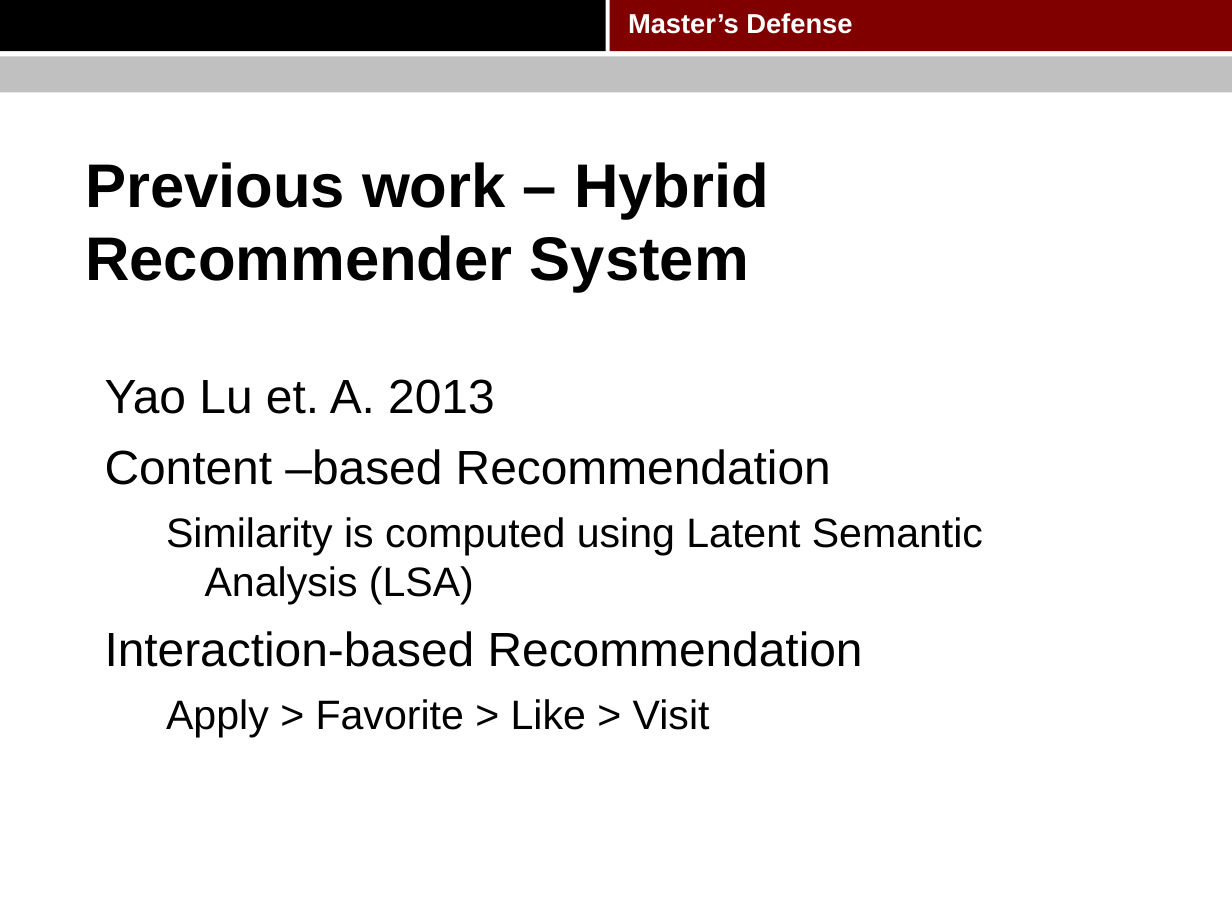
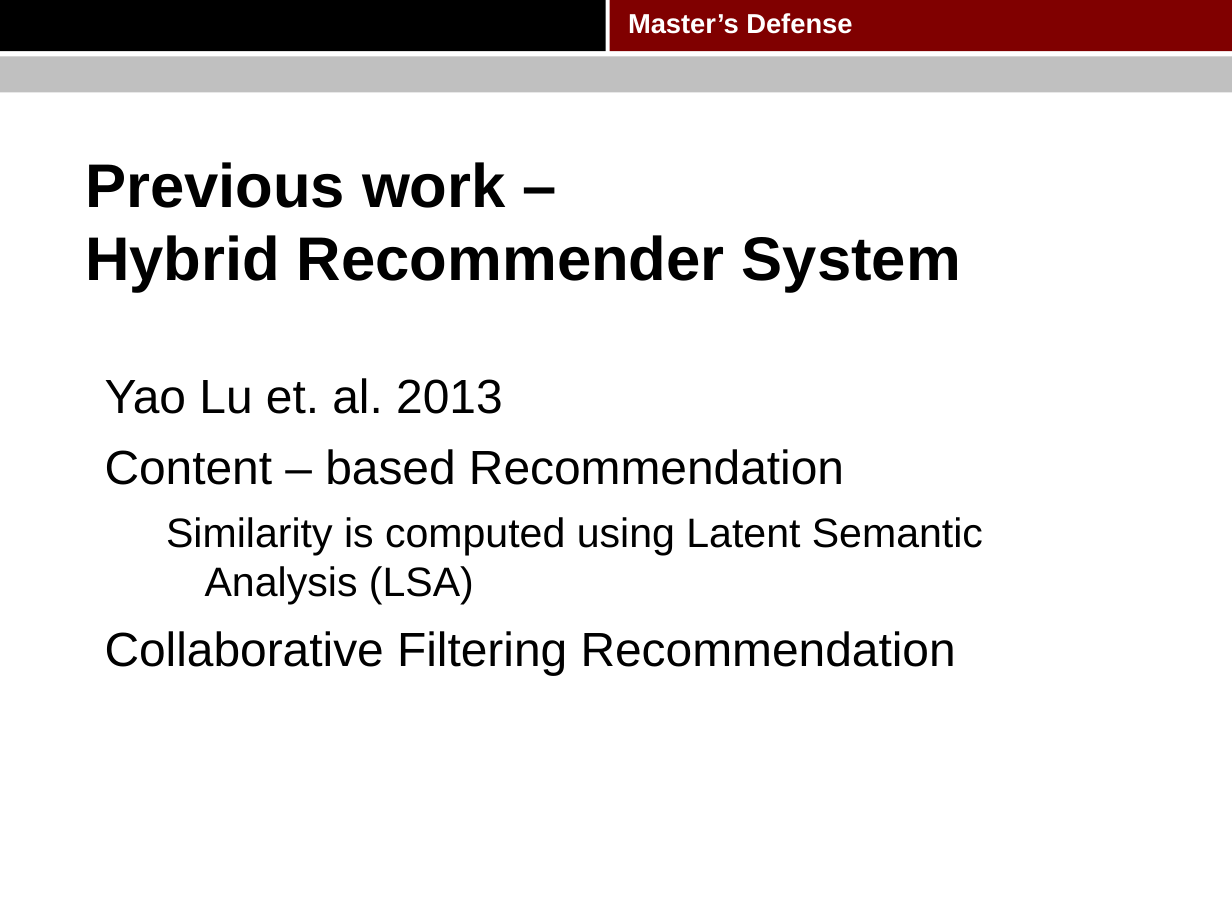
Before and after one commit to pkushiqiang/thesis, a slide deck: slide 11 of media/Master's thesis.pptx. Drawn at 1232x924 pixels with LibreOffice and Linux fonts; fonts in the diff are those of the drawing; background and template pictures are left out. Boxes give left, top, right and bottom in pixels: in the first picture for what was removed or moved away, otherwise in the second. Text is boxed around its words. In the diff, an @@ line names an element or a change of style, - is before the commit and + after.

```diff
--- a/media/Master's thesis.pptx
+++ b/media/Master's thesis.pptx
@@ title "Previous work – Hybrid Recommender ..." rewrapped from (85, 162, 769, 292) to (85, 162, 961, 292) @@
@@ text at (105, 378, 844, 485): text changed @@
-Yao Lu et. A. 2013
-Content –based Recommendation
+Yao Lu et. al. 2013
+Content – based Recommendation
@@ text at (105, 631, 956, 675): text changed @@
-Interaction-based Recommendation
-  Apply > Favorite > Like > Visit
+Collaborative Filtering Recommendation
```
Also in this commit, not shown: 38 other slides changed, 6 slides added, 2 slides removed.
